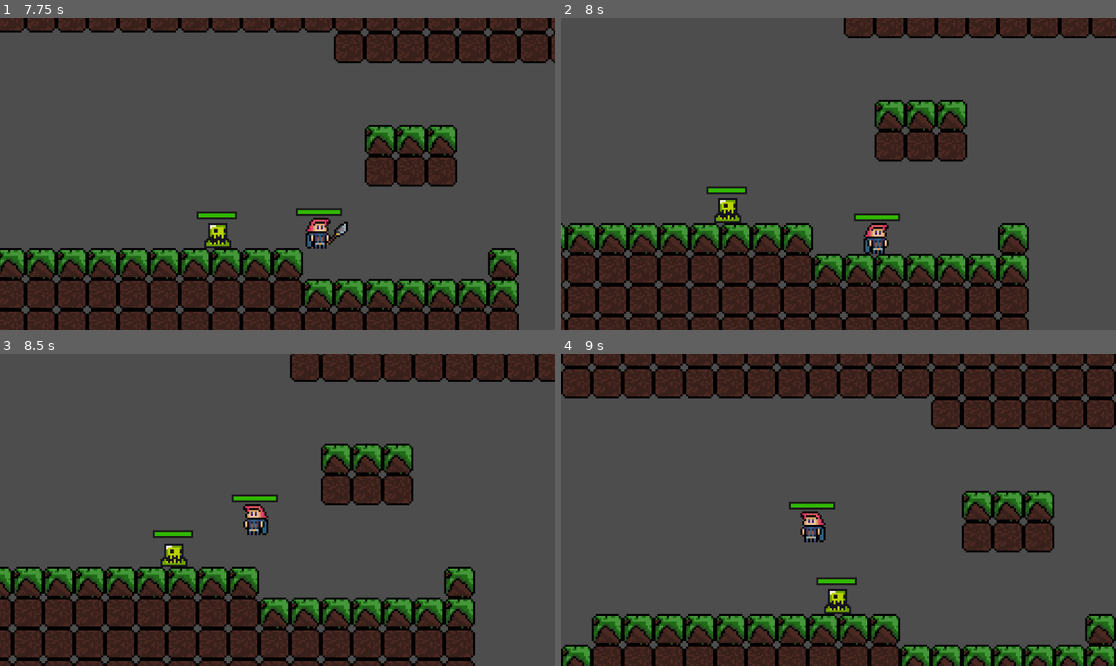
Above: before the commit, frames 1-4 (two rows, left to right).
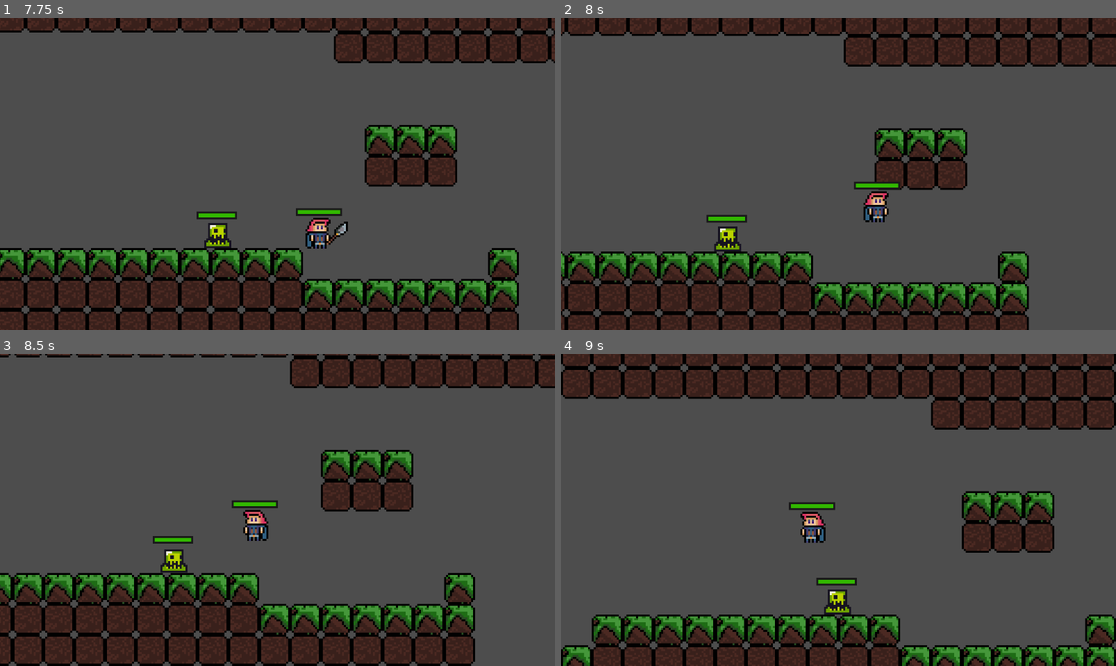
Above: after the commit, the same moments.

Repository: eoBattisti/agnosia
Game: Godot game, scene res://scenes/game.tscn
Same seed, same stepped clock (60 frames per second), same inputs: the game is played once before the commit and once after it.
Inputs:
- Up to frame 1 (7.75 s): hold D (move_right) 0.53-2.03 s; tap J (attack) at 0.6, 1.55, 2.85, 4.35, 6.05, 6.6, 7.55 s; tap W (jump) at 0.77, 0.8, 1.07, 1.35, 1.52, 1.82, 2.3, 3.02, 3.32, 3.77, 3.8, 4.07, 4.52, 4.82, 5.1, 6.02, 6.32, 6.77, 6.8, 7.07, 7.52 s; hold K (advance_dialog) 2.03-2.78 s; hold A (move_left) 2.03-4.28 s; tap Shift (dash) at 3.6, 7.35 s; hold D (move_right) from 4.28 s (still down); tap K (advance_dialog) at 5.85 s
- Up to frame 2 (8 s): keep holding D (move_right); tap W (jump) at 7.82 s
- Up to frame 3 (8.5 s): release D (move_right) at 8.03 s; hold A (move_left) from 8.03 s (still down); tap J (attack) at 8.1 s; tap W (jump) at 8.3 s
- Up to frame 4 (9 s): keep holding A (move_left); tap W (jump) at 8.85 s

Frame 1 is identical in both runs. In frame 2, 28% of the frame differs, in the area x 0-100%, y 0-97%; in frame 3, 17%; in frame 4, 2.7%.

Commit message:
feat: add coyote time

Diff:
--- a/scenes/player.tscn
+++ b/scenes/player.tscn
@@ -212,6 +212,10 @@
 [node name="DashTimer" type="Timer" parent="MovementStateMachine"]
 one_shot = true
 
+[node name="CoyoteTimer" type="Timer" parent="MovementStateMachine"]
+wait_time = 0.1
+one_shot = true
+
 [node name="AttackStateMachine" type="Node" parent="." node_paths=PackedStringArray("starting_state")]
 script = ExtResource("3_lxx7u")
 starting_state = NodePath("AttackIdleState")
--- a/scripts/state_machine/states/fall.gd
+++ b/scripts/state_machine/states/fall.gd
@@ -7,12 +7,14 @@
 
 @export var wall_friction: float = 0
 @export var wall_jump_time: float = 0.5
+@onready var coyote_timer = $"../CoyoteTimer"
 
 var can_jump = true
 var wall_jump_timer: float
 
 func enter() -> void:
 	super()
+	coyote_timer.start()
 	wall_jump_timer = wall_jump_time
 
 func process_physics(delta: float) -> State:
@@ -24,6 +26,9 @@
 		animations.flip_h = movement < 0
 	parent.velocity.x = movement
 	parent.move_and_slide()
+
+	if !coyote_timer.is_stopped() and get_jump():
+		jump_state.enter()
 
 	if parent.is_on_wall_only():
 		if get_jump() and can_jump:
